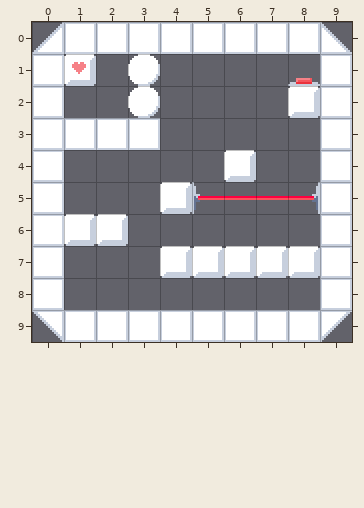
One commit to this Tiled map: public/assets/images/map/map.tmx. This is how it looked before the edit.
Cells are 16x16 px. Shown: x 0..9, y 0..9.
Once edited:
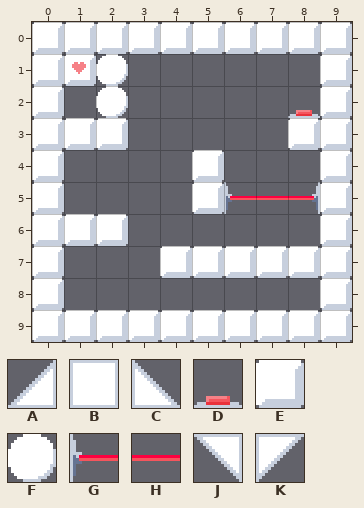
Key: from "map": A 0, B 1, C 2, D 3, E 5, F 6, G 13, H 14, J 16, K 18.
_ is an empty cell, . an unchanged one.
The exact change:
--- layer "terrain"
@@ x 0..9 @@
- 0 ABBBBBBBBC
- 1 B._F....DB
- 2 B._F....EB
- 3 BBBB...._B
- 4 B...._E..B
- 5 B...EGH..B
- 6 B........B
- 7 B........B
- 8 B........B
- 9 JBBBBBBBBK
+ 0 EEEEEEEEEE
+ 1 E.F_...._E
+ 2 E.F_....DE
+ 3 EEE_....EE
+ 4 E....E_..E
+ 5 E..._EG..E
+ 6 E........E
+ 7 E........E
+ 8 E........E
+ 9 EEEEEEEEEE
Changed places in both pictures, as pixel boxes (x1, y1, x2, y2):
changed: (32, 22, 352, 342)
